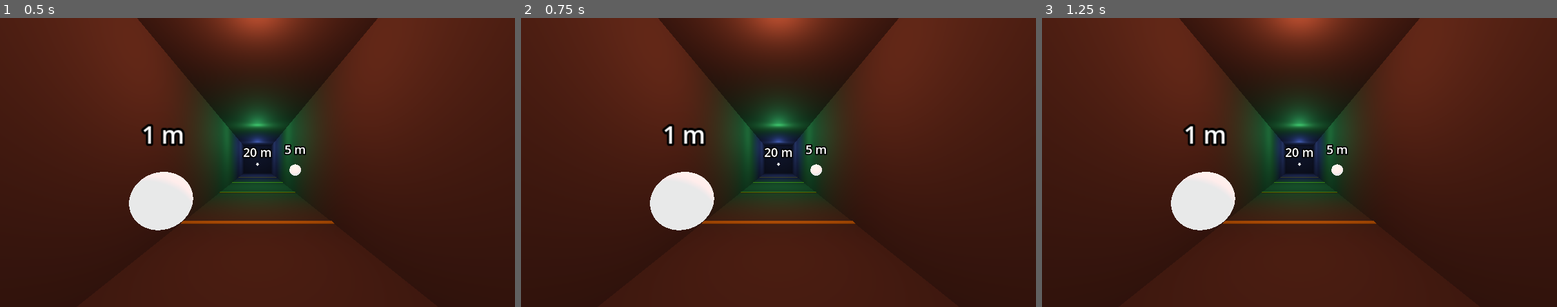
Above: before the commit, frames 1-3 (left to right).
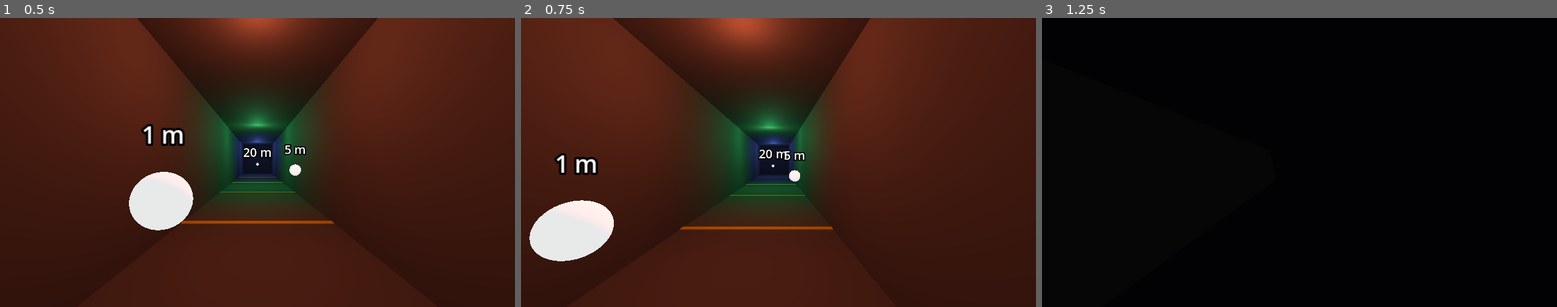
Above: after the commit, the same moments.

Repository: noless-zz/meltdown
Game: Godot game, scene res://main.tscn
Two runs of this game, one before a commit and one after it. Both use one fixed random seed, a clock stepped at 60 frames per second and the inputs below.
Inputs:
- Up to frame 1 (0.5 s): no input
- Up to frame 2 (0.75 s): tap Enter at 0.5 s; hold D from 0.53 s (still down); tap R at 0.6 s
- Up to frame 3 (1.25 s): keep holding D; tap Space at 0.77, 1.07 s; tap E at 0.8 s

Frame 1 is identical in both runs. In frame 2, 13% of the frame differs, in the area x 1-74%, y 0-85%; in frame 3, 100%, in the area x 0-100%, y 0-100%.

Commit message:
Feed controller and keyboard input to the ship (#61)
The main scene flew only what tests set on LatestInputSource, so nothing
could be flown in the headset or the flat build. Two samplers now turn
raw device state into the plain values ThumbstickMapping takes, so both
devices go through the one tested, remappable mapping (PLT-5, PLT-4).

Device reads sit behind injected callables and key state is passed in,
so the samplers are testable headless. An untracked controller reads
idle so a hand put down never keeps the ship thrusting.

Co-Authored-By: Claude Opus 5.5 <noreply@anthropic.com>
Claude-Session: https://claude.ai/code/session_01Hhhk41Jy7Cj5QfGCt72CgT

Diff:
--- a/game/main.gd
+++ b/game/main.gd
@@ -11,11 +11,18 @@
 
 const TARGET_REFRESH_RATE: float = 90.0
 
-## Where the caller (later the controller reader) puts the latest input.
+## Where each frame's sampled input goes; every tick until the next frame flies it.
 var input_source: LatestInputSource = LatestInputSource.new()
 var session: LocalSession = LocalSession.new(0, input_source)
+## Controller and keyboard values both fly through this one mapping (PLT-5).
+var mapping: ThumbstickMapping = ThumbstickMapping.new()
+var keyboard: KeyboardSampler = KeyboardSampler.new()
+## Built from the rig's hands in `_ready`; null until then.
+var controllers: ControllerSampler = null
 
 var _session_begun: bool = false
+## True between the XR session beginning and stopping; picks the input device.
+var _xr_running: bool = false
 var _smoke_probe: XrSmokeProbe = null
 
 
@@ -28,18 +35,41 @@
 		var openxr: OpenXRInterface = xr as OpenXRInterface
 		if openxr != null:
 			openxr.session_begun.connect(_on_session_begun.bind(openxr))
+			openxr.session_stopping.connect(_on_session_stopping)
 		print("Meltdown: OpenXR session active")
 	else:
 		print("Meltdown: running flat (no OpenXR session)")
 	_smoke_probe = XrSmokeProbe.new(XrSmokeProbe.frames_from_args(OS.get_cmdline_user_args()))
+	controllers = ControllerSampler.for_controllers(
+		get_node_or_null("XRRig/LeftHand") as XRController3D,
+		get_node_or_null("XRRig/RightHand") as XRController3D)
 	place_rig()
 
 
 func _process(delta: float) -> void:
+	apply_controls(sample_controls())
 	advance_frame(delta)
 	if _smoke_probe != null and _smoke_probe.tick():
 		print(_smoke_report())
 		get_tree().quit()
+
+
+## This frame's raw values: the controllers while an XR session runs, the
+## keyboard otherwise (PLT-4).
+func sample_controls() -> Dictionary:
+	if _xr_running and controllers != null:
+		return controllers.sample()
+	var pressed: Array[int] = []
+	for key: int in keyboard.used_keys():
+		if Input.is_physical_key_pressed(key):
+			pressed.append(key)
+	return keyboard.sample(pressed)
+
+
+## Maps raw values to the input every tick flies until the next frame. Public
+## so tests can feed values without a device.
+func apply_controls(values: Dictionary) -> void:
+	input_source.set_input(ControllerSampler.map_values(mapping, values))
 
 
 ## Runs the simulation for one frame of `delta_seconds` and moves the rig to
@@ -72,11 +102,17 @@
 
 func _on_session_begun(openxr: OpenXRInterface) -> void:
 	_session_begun = true
+	_xr_running = true
 	# PRF-1: 90 Hz by default when the headset offers it.
 	var rates: Array = openxr.get_available_display_refresh_rates()
 	if rates.has(TARGET_REFRESH_RATE):
 		openxr.display_refresh_rate = TARGET_REFRESH_RATE
 	print("Meltdown: refresh rate ", openxr.display_refresh_rate, " Hz, available ", rates)
+
+
+# Hands back to the keyboard so a desktop session left running stays flyable.
+func _on_session_stopping() -> void:
+	_xr_running = false
 
 
 ## Reads what the runtime reports at the moment of quitting, so the line shows
--- /dev/null
+++ b/game/tests/test_input_samplers.gd
@@ -0,0 +1,174 @@
+extends RefCounted
+
+## Controller and keyboard samplers (PLT-4, PLT-5, FLT-1): raw values in,
+## the plain values `ThumbstickMapping` takes out, and the whole chain from a
+## key or stick to the ship moving in the main scene.
+
+
+## A sampler whose hands report `values[hand][action]` and are tracked when
+## listed in `tracked`.
+func _fake_controllers(tracked: Array[String], values: Dictionary) -> ControllerSampler:
+	var is_tracking: Callable = func(hand: String) -> bool:
+		return tracked.has(hand)
+	var read: Callable = func(hand: String, action: String) -> Variant:
+		return (values.get(hand, {}) as Dictionary).get(action, null)
+	return ControllerSampler.new(is_tracking, read)
+
+
+func _both_hands_busy() -> Dictionary:
+	return {
+		"left": {"primary": Vector2(0.2, 0.9), "trigger": 0.3, "grip": 0.7,
+				"ax_button": true, "by_button": false, "primary_click": true},
+		"right": {"primary": Vector2(-0.5, 0.4), "trigger": 1.0, "grip": 0.0,
+				"ax_button": false, "by_button": true, "primary_click": false},
+	}
+
+
+func test_controller_values_reach_plain_values() -> String:
+	var sampler: ControllerSampler = _fake_controllers(["left", "right"], _both_hands_busy())
+	var values: Dictionary = sampler.sample()
+	if values["left_stick"] != Vector2(0.2, 0.9) or values["right_stick"] != Vector2(-0.5, 0.4):
+		return "sticks read as %s and %s" % [values["left_stick"], values["right_stick"]]
+	if not is_equal_approx(values["left_trigger"], 0.3) or not is_equal_approx(values["right_trigger"], 1.0):
+		return "triggers read as %s and %s" % [values["left_trigger"], values["right_trigger"]]
+	if not is_equal_approx(values["left_grip"], 0.7) or not is_equal_approx(values["right_grip"], 0.0):
+		return "grips read as %s and %s" % [values["left_grip"], values["right_grip"]]
+	var expected: Dictionary = {
+		"left_button_lower": true, "left_stick_click": true, "right_button_upper": true,
+	}
+	if values["buttons"] != expected:
+		return "buttons read as %s" % str(values["buttons"])
+	return ""
+
+
+func test_untracked_controllers_give_idle_input() -> String:
+	var sampler: ControllerSampler = _fake_controllers([], _both_hands_busy())
+	var values: Dictionary = sampler.sample()
+	if values != ControllerSampler.idle_values():
+		return "untracked hands read as %s" % str(values)
+	var input: ShipInput = ControllerSampler.map_values(ThumbstickMapping.new(), values)
+	if input.thrust_q != Vector3i.ZERO or input.turn_q != Vector3i.ZERO or input.afterburner:
+		return "untracked hands flew %s %s %s" % [input.thrust_q, input.turn_q, input.afterburner]
+	return ""
+
+
+func test_one_untracked_hand_reads_idle() -> String:
+	var sampler: ControllerSampler = _fake_controllers(["right"], _both_hands_busy())
+	var values: Dictionary = sampler.sample()
+	if values["left_stick"] != Vector2.ZERO or values["left_grip"] != 0.0:
+		return "the untracked left hand still reads %s" % str(values)
+	if values["right_stick"] != Vector2(-0.5, 0.4):
+		return "the tracked right hand lost its stick: %s" % str(values["right_stick"])
+	if values["buttons"].has("left_stick_click"):
+		return "the untracked left hand still holds its stick click"
+	return ""
+
+
+func test_unexpected_reads_count_as_released() -> String:
+	var weird: Dictionary = {"left": {"primary": 3.0, "trigger": "x", "grip": 2.5, "ax_button": 1}}
+	var values: Dictionary = _fake_controllers(["left"], weird).sample()
+	if values["left_stick"] != Vector2.ZERO or values["left_trigger"] != 0.0:
+		return "odd types were not treated as idle: %s" % str(values)
+	if not is_equal_approx(values["left_grip"], 1.0):
+		return "grip above 1 was not clamped: %s" % values["left_grip"]
+	if not values["buttons"].is_empty():
+		return "a non-bool button counted as pressed"
+	return ""
+
+
+func test_controller_chain_flies_forward_and_boosts() -> String:
+	var hands: Dictionary = {"left": {"primary": Vector2(0.0, 1.0), "primary_click": true}}
+	var values: Dictionary = _fake_controllers(["left", "right"], hands).sample()
+	var input: ShipInput = ControllerSampler.map_values(ThumbstickMapping.new(), values)
+	if input.thrust_q != Vector3i(0, 0, -1000):
+		return "full left stick forward gave thrust %s" % str(input.thrust_q)
+	if not input.afterburner:
+		return "left stick click did not hold the afterburner"
+	return ""
+
+
+func test_keyboard_keys_reach_plain_values() -> String:
+	var keyboard: KeyboardSampler = KeyboardSampler.new()
+	var values: Dictionary = keyboard.sample([KEY_W, KEY_LEFT, KEY_R, KEY_E, KEY_SHIFT])
+	if values["left_stick"] != Vector2(0.0, 1.0):
+		return "W gave left stick %s" % str(values["left_stick"])
+	if values["right_stick"] != Vector2(-1.0, 0.0):
+		return "Left arrow gave right stick %s" % str(values["right_stick"])
+	if values["right_trigger"] != 1.0 or values["left_trigger"] != 0.0:
+		return "R gave triggers %s / %s" % [values["left_trigger"], values["right_trigger"]]
+	if values["right_grip"] != 1.0 or values["left_grip"] != 0.0:
+		return "E gave grips %s / %s" % [values["left_grip"], values["right_grip"]]
+	if values["buttons"] != {"left_stick_click": true}:
+		return "Shift gave buttons %s" % str(values["buttons"])
+	return ""
+
+
+func test_keyboard_opposite_keys_cancel_and_diagonals_stay_unit() -> String:
+	var keyboard: KeyboardSampler = KeyboardSampler.new()
+	var cancel: Dictionary = keyboard.sample([KEY_W, KEY_S, KEY_UP, KEY_DOWN])
+	if cancel["left_stick"] != Vector2.ZERO or cancel["right_stick"] != Vector2.ZERO:
+		return "opposite keys did not cancel: %s" % str(cancel)
+	var diagonal: Vector2 = keyboard.sample([KEY_W, KEY_D])["left_stick"]
+	if not is_equal_approx(diagonal.length(), 1.0) or diagonal.x <= 0.0 or diagonal.y <= 0.0:
+		return "W and D gave %s" % str(diagonal)
+	return ""
+
+
+func test_no_keys_and_unbound_keys_give_idle() -> String:
+	var keyboard: KeyboardSampler = KeyboardSampler.new()
+	if keyboard.sample([]) != ControllerSampler.idle_values():
+		return "no keys did not read idle"
+	if keyboard.sample([KEY_Z, KEY_SPACE]) != ControllerSampler.idle_values():
+		return "unbound keys did not read idle"
+	if keyboard.used_keys().size() != KeyboardSampler.default_bindings().size():
+		return "used_keys does not list every bound key"
+	return ""
+
+
+func test_keyboard_roll_and_pitch_directions() -> String:
+	var mapping: ThumbstickMapping = ThumbstickMapping.new()
+	var keyboard: KeyboardSampler = KeyboardSampler.new()
+	var up: ShipInput = ControllerSampler.map_values(mapping, keyboard.sample([KEY_UP]))
+	var roll_right: ShipInput = ControllerSampler.map_values(mapping, keyboard.sample([KEY_E]))
+	var lift_down: ShipInput = ControllerSampler.map_values(mapping, keyboard.sample([KEY_F]))
+	if up.turn_q.x <= 0:
+		return "Up arrow did not raise the nose: %s" % str(up.turn_q)
+	# Positive z rotation lowers the left wing, so a right roll is negative.
+	if roll_right.turn_q.z >= 0:
+		return "E did not roll right: %s" % str(roll_right.turn_q)
+	if lift_down.thrust_q.y >= 0:
+		return "F did not move down: %s" % str(lift_down.thrust_q)
+	return ""
+
+
+func test_keyboard_forward_flies_the_main_scene_ship() -> String:
+	var scene: PackedScene = load("res://main.tscn") as PackedScene
+	if scene == null:
+		return "main.tscn did not load"
+	var main: Node = scene.instantiate()
+	var keyboard: KeyboardSampler = main.get("keyboard")
+	main.call("apply_controls", keyboard.sample([KEY_W]))
+	var flown: ShipInput = (main.get("input_source") as LatestInputSource).latest_input()
+	for i: int in 90:
+		main.call("advance_frame", 1.0 / 90.0)
+	var rig_position: Vector3 = (main.get_node("XRRig") as Node3D).position
+	main.free()
+	if flown.thrust_q != Vector3i(0, 0, -1000):
+		return "W set input thrust %s" % str(flown.thrust_q)
+	if rig_position.z > -1.0:
+		return "W did not move the rig forward along -z: %s" % str(rig_position)
+	if absf(rig_position.x) > 1.0e-4 or absf(rig_position.y) > 1.0e-4:
+		return "W moved the rig sideways: %s" % str(rig_position)
+	return ""
+
+
+func test_main_scene_flat_frame_samples_the_keyboard() -> String:
+	var scene: PackedScene = load("res://main.tscn") as PackedScene
+	var main: Node = scene.instantiate()
+	# Outside the tree no XR session runs, so the keyboard is the source; with
+	# no key held in headless runs it reads idle.
+	var values: Dictionary = main.call("sample_controls")
+	main.free()
+	if values != ControllerSampler.idle_values():
+		return "a flat frame with no keys read %s" % str(values)
+	return ""
--- /dev/null
+++ b/game/xr/controller_sampler.gd
@@ -0,0 +1,112 @@
+class_name ControllerSampler
+extends RefCounted
+
+## Reads the two headset controllers into the plain values that
+## `ThumbstickMapping.map_controls` takes (PLT-5, FLT-1).
+##
+## The OpenXR actions come from `openxr_action_map.tres`: `primary` (stick),
+## `trigger`, `grip`, `ax_button`, `by_button` and `primary_click`. Reading goes
+## through two injected callables, so tests can feed values without a device:
+## - `tracking.call(hand: String) -> bool`, hand `"left"` or `"right"`
+## - `read.call(hand: String, action: String) -> Variant`: a Vector2 for
+##   `primary`, a float for `trigger` and `grip`, a bool for the buttons.
+##
+## A hand that is not tracked reads as idle, so a controller put down or out
+## of sight never keeps the ship thrusting. No comfort filtering here (ARC-3).
+##
+## The values form a Dictionary, also produced by `KeyboardSampler`:
+## `left_stick`, `right_stick` (Vector2), `left_trigger`, `right_trigger`,
+## `left_grip`, `right_grip` (float 0..1) and `buttons` (button name from
+## `ThumbstickMapping.BUTTONS` -> bool).
+
+const HANDS: Array[String] = ["left", "right"]
+## OpenXR button action -> the position name `ThumbstickMapping` uses. A/X is
+## the lower face button and B/Y the upper one on both Touch controllers.
+const BUTTON_ACTIONS: Dictionary[String, String] = {
+	"ax_button": "button_lower",
+	"by_button": "button_upper",
+	"primary_click": "stick_click",
+}
+
+var tracking: Callable
+var read: Callable
+
+
+func _init(p_tracking: Callable, p_read: Callable) -> void:
+	tracking = p_tracking
+	read = p_read
+
+
+## A sampler that reads the given rig controllers.
+static func for_controllers(left: XRController3D, right: XRController3D) -> ControllerSampler:
+	var pick: Callable = func(hand: String) -> XRController3D:
+		return left if hand == "left" else right
+	var is_tracking: Callable = func(hand: String) -> bool:
+		var controller: XRController3D = pick.call(hand)
+		return controller != null and controller.get_is_active()
+	var read_action: Callable = func(hand: String, action: String) -> Variant:
+		var controller: XRController3D = pick.call(hand)
+		if controller == null:
+			return null
+		if action == "primary":
+			return controller.get_vector2(action)
+		if action == "trigger" or action == "grip":
+			return controller.get_float(action)
+		return controller.is_button_pressed(action)
+	return ControllerSampler.new(is_tracking, read_action)
+
+
+## Values with every stick centred, every trigger and grip released and no
+## button pressed.
+static func idle_values() -> Dictionary:
+	return {
+		"left_stick": Vector2.ZERO, "right_stick": Vector2.ZERO,
+		"left_trigger": 0.0, "right_trigger": 0.0,
+		"left_grip": 0.0, "right_grip": 0.0,
+		"buttons": {},
+	}
+
+
+## Turns sampled values into one tick's input through `mapping`.
+static func map_values(mapping: ThumbstickMapping, values: Dictionary) -> ShipInput:
+	return mapping.map_controls(
+		values.get("left_stick", Vector2.ZERO), values.get("right_stick", Vector2.ZERO),
+		float(values.get("left_trigger", 0.0)), float(values.get("right_trigger", 0.0)),
+		float(values.get("left_grip", 0.0)), float(values.get("right_grip", 0.0)),
+		values.get("buttons", {}))
+
+
+## The controllers' values for this frame.
+func sample() -> Dictionary:
+	var values: Dictionary = idle_values()
+	var buttons: Dictionary = {}
+	for hand: String in HANDS:
+		if not bool(tracking.call(hand)):
+			continue
+		values[hand + "_stick"] = _vector(hand, "primary")
+		values[hand + "_trigger"] = _float(hand, "trigger")
+		values[hand + "_grip"] = _float(hand, "grip")
+		for action: String in BUTTON_ACTIONS:
+			if _pressed(hand, action):
+				buttons[hand + "_" + BUTTON_ACTIONS[action]] = true
+	values["buttons"] = buttons
+	return values
+
+
+# A runtime that does not bind an action returns nothing useful for it; the
+# helpers treat any unexpected type as released.
+func _vector(hand: String, action: String) -> Vector2:
+	var value: Variant = read.call(hand, action)
+	return value if value is Vector2 else Vector2.ZERO
+
+
+func _float(hand: String, action: String) -> float:
+	var value: Variant = read.call(hand, action)
+	if value is float or value is int:
+		return clampf(float(value), 0.0, 1.0)
+	return 0.0
+
+
+func _pressed(hand: String, action: String) -> bool:
+	var value: Variant = read.call(hand, action)
+	return value is bool and value
--- /dev/null
+++ b/game/xr/keyboard_sampler.gd
@@ -0,0 +1,80 @@
+class_name KeyboardSampler
+extends RefCounted
+
+## Turns the pressed keys of the flat desktop build (PLT-4) into the same
+## plain values `ControllerSampler` produces, so the keyboard flies through
+## the tested `ThumbstickMapping` like the controllers do (FLT-1).
+##
+## Default keys, as physical positions so other keyboard layouts keep the
+## shape:
+## - W / S: forward / back (left stick y)
+## - A / D: strafe left / right (left stick x)
+## - R / F: up / down (right / left trigger)
+## - Up / Down arrow: nose up / down (right stick y; `invert_pitch` flips it)
+## - Left / Right arrow: yaw left / right (right stick x)
+## - Q / E: roll left / right (left / right grip)
+## - Shift: afterburner (left stick click)
+##
+## The key state is passed in, so nothing here reads a device.
+
+## Physical key -> [control, value]. Stick controls add up, so opposite keys
+## cancel; triggers, grips and buttons are set while their key is held.
+var bindings: Dictionary[int, Array] = default_bindings()
+
+
+static func default_bindings() -> Dictionary[int, Array]:
+	return {
+		KEY_W: ["left_stick_y", 1.0],
+		KEY_S: ["left_stick_y", -1.0],
+		KEY_D: ["left_stick_x", 1.0],
+		KEY_A: ["left_stick_x", -1.0],
+		KEY_R: ["right_trigger", 1.0],
+		KEY_F: ["left_trigger", 1.0],
+		KEY_UP: ["right_stick_y", 1.0],
+		KEY_DOWN: ["right_stick_y", -1.0],
+		KEY_RIGHT: ["right_stick_x", 1.0],
+		KEY_LEFT: ["right_stick_x", -1.0],
+		KEY_Q: ["left_grip", 1.0],
+		KEY_E: ["right_grip", 1.0],
+		KEY_SHIFT: ["left_stick_click", 1.0],
+	}
+
+
+## The keys the caller should check each frame.
+func used_keys() -> Array[int]:
+	var keys: Array[int] = []
+	keys.assign(bindings.keys())
+	return keys
+
+
+## The values for a frame in which exactly `pressed_keys` are held.
+func sample(pressed_keys: Array[int]) -> Dictionary:
+	var values: Dictionary = ControllerSampler.idle_values()
+	var left_stick: Vector2 = Vector2.ZERO
+	var right_stick: Vector2 = Vector2.ZERO
+	var buttons: Dictionary = {}
+	for key: int in pressed_keys:
+		if not bindings.has(key):
+			continue
+		var control: String = bindings[key][0]
+		var amount: float = float(bindings[key][1])
+		match control:
+			"left_stick_x":
+				left_stick.x += amount
+			"left_stick_y":
+				left_stick.y += amount
+			"right_stick_x":
+				right_stick.x += amount
+			"right_stick_y":
+				right_stick.y += amount
+			_:
+				if ThumbstickMapping.BUTTONS.has(control):
+					buttons[control] = amount > 0.0
+				elif values.has(control):
+					values[control] = clampf(amount, 0.0, 1.0)
+	# Two keys at once (W and D) would read longer than a full stick; keep the
+	# direction and limit the length as a real stick does.
+	values["left_stick"] = left_stick.limit_length(1.0)
+	values["right_stick"] = right_stick.limit_length(1.0)
+	values["buttons"] = buttons
+	return values
Not shown, added: game/tests/test_input_samplers.gd.uid
Not shown, added: game/xr/controller_sampler.gd.uid
Not shown, added: game/xr/keyboard_sampler.gd.uid
Not shown, added: docs/devlog/2026-11-15-1330-builder-issue-61.md
